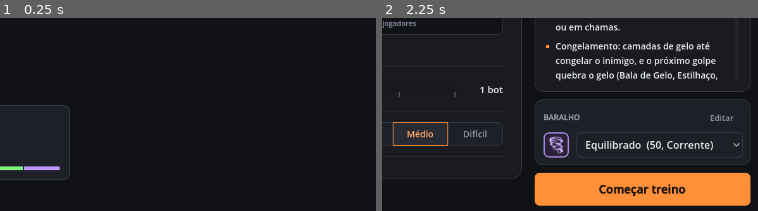
Above: before the commit, frames 1-2 (left to right).
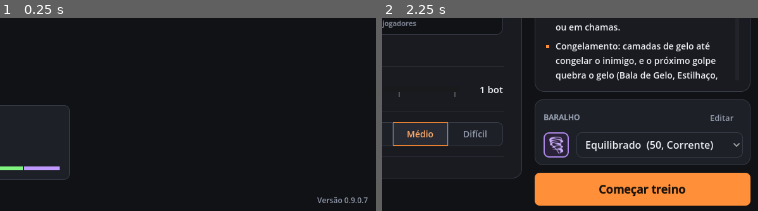
Above: after the commit, the same moments.

Repository: PedroRomeu/furor-prototipo
Game: Godot game, scene res://scenes/main_menu.tscn
Same seed, same stepped clock (60 frames per second), same inputs: the game is played once before the commit and once after it.
Inputs:
- Up to frame 1 (0.25 s): no input
- Up to frame 2 (2.25 s): click "JOGAR" at 0.5 s; click "< Voltar" at 1.25 s; click "JOGAR" at 2 s
The pictures show only the part of the screen within x 49-99%, y 50-100%; the shares and areas given below are measured in that part.

The runs differ from the first frame. In frame 1, 0.2% of the frame differs, in the area x 84-98%, y 92-96%; in frame 2, nothing differs.

Commit message:
In-game updater: the main menu checks the latest GitHub release and can download it and replace Furor.exe; release zip is now named Furor-<build>.zip

Diff:
--- a/project.godot
+++ b/project.godot
@@ -21,6 +21,7 @@
 CardDB="*res://scripts/autoload/card_db.gd"
 GameState="*res://scripts/autoload/game_state.gd"
 Net="*res://scripts/autoload/net.gd"
+Updater="*res://scripts/autoload/updater.gd"
 Collection="*res://scripts/autoload/collection.gd"
 Missions="*res://scripts/autoload/missions.gd"
 
--- /dev/null
+++ b/scripts/autoload/updater.gd
@@ -0,0 +1,232 @@
+extends Node
+## Atualizador: ao abrir o jogo exportado, pergunta ao GitHub qual é a release mais nova e
+## compara o código de build do zip anexado (nome "Furor-<build>.zip") com Net.BUILD. Se
+## houver uma mais nova, o menu mostra o aviso; o jogador clica em Atualizar, o zip baixa
+## para user://, o Furor.exe novo é extraído ao lado do atual (Furor.new.exe), o atual é
+## renomeado para Furor.old.exe (o Windows deixa renomear um .exe aberto, não apagar), o
+## novo assume o nome e abre; este fecha. Na abertura seguinte o .old é apagado.
+## Os saves ficam em user:// (AppData), fora da pasta do jogo: não são tocados.
+## Qualquer falha deixa o .exe atual no lugar e o menu oferece a página da release.
+##
+## No editor não verifica nada (não é o .exe); "-- --update-check" força a verificação e
+## "-- --autoupdate" ainda atualiza sem clique e "-- --update-api=<url>" troca o endereço da
+## API (testes).
+
+signal changed   # o estado mudou: o menu redesenha o aviso
+
+enum State { IDLE, CHECKING, AVAILABLE, DOWNLOADING, INSTALLING, FAILED }
+
+const API := "https://api.github.com/repos/PedroRomeu/furor-prototipo/releases/latest"
+const PAGE := "https://github.com/PedroRomeu/furor-prototipo/releases/latest"
+const ASSET := "^Furor-(\\d+(?:\\.\\d+)*)\\.zip$"
+const ZIP_PATH := "user://atualizacao.zip"
+const CHECK_TIMEOUT := 10.0
+
+var state := State.IDLE
+var latest := ""        # código de build da release mais nova
+var error := ""         # o que deu errado, para o menu mostrar
+var _url := ""          # link do zip
+var _size := 0          # tamanho do zip em bytes (barra de progresso)
+var _http: HTTPRequest
+var _thread: Thread
+
+
+func _ready() -> void:
+	set_process(false)
+	set_physics_process(false)
+	var args := OS.get_cmdline_user_args()
+	var exported := OS.has_feature("template")
+	if exported:
+		_remove_old()
+	if "--autotest" in args:
+		return
+	if exported or "--update-check" in args or "--autoupdate" in args:
+		_check()
+
+
+func _process(_delta: float) -> void:
+	# Só liga durante o download, para a barra andar.
+	if state == State.DOWNLOADING:
+		changed.emit()
+
+
+## Fração baixada (0 a 1).
+func progress() -> float:
+	if _http == null or _size <= 0:
+		return 0.0
+	return clampf(float(_http.get_downloaded_bytes()) / _size, 0.0, 1.0)
+
+
+func open_page() -> void:
+	OS.shell_open(PAGE)
+
+
+func start() -> void:
+	if state != State.AVAILABLE and state != State.FAILED:
+		return
+	if _url == "":
+		open_page()
+		return
+	if not OS.has_feature("template"):
+		_fail("Só o Furor.exe se atualiza.")
+		return
+	_set_state(State.DOWNLOADING)
+	_request(_url, _on_downloaded, 0.0, ZIP_PATH)
+	set_process(true)
+
+
+# ---------------------------------------------------------------- verificação
+
+func _check() -> void:
+	_set_state(State.CHECKING)
+	var api := API
+	for a in OS.get_cmdline_user_args():
+		if a.begins_with("--update-api="):   # teste com servidor falso
+			api = a.trim_prefix("--update-api=")
+	_request(api, _on_checked, CHECK_TIMEOUT)
+
+
+func _on_checked(result: int, code: int, body: PackedByteArray) -> void:
+	if result != HTTPRequest.RESULT_SUCCESS or code != 200:
+		_set_state(State.IDLE)   # sem internet ou GitHub fora: não mostra nada
+		return
+	var data = JSON.parse_string(body.get_string_from_utf8())
+	if not data is Dictionary:
+		_set_state(State.IDLE)
+		return
+	var re := RegEx.create_from_string(ASSET)
+	for asset in data.get("assets", []):
+		var m := re.search(str(asset.get("name", "")))
+		if m and newer(m.get_string(1), Net.BUILD):
+			latest = m.get_string(1)
+			_url = str(asset.get("browser_download_url", ""))
+			_size = int(asset.get("size", 0))
+	if latest == "":
+		_set_state(State.IDLE)
+		return
+	_set_state(State.AVAILABLE)
+	if "--autoupdate" in OS.get_cmdline_user_args():
+		start()
+
+
+## a é mais nova que b? Compara número a número ("0.9.0.10" > "0.9.0.9").
+static func newer(a: String, b: String) -> bool:
+	var pa := a.split(".")
+	var pb := b.split(".")
+	for i in maxi(pa.size(), pb.size()):
+		var x := int(pa[i]) if i < pa.size() else 0
+		var y := int(pb[i]) if i < pb.size() else 0
+		if x != y:
+			return x > y
+	return false
+
+
+# ---------------------------------------------------------------- download e troca
+
+func _on_downloaded(result: int, code: int, _body: PackedByteArray) -> void:
+	set_process(false)
+	if result != HTTPRequest.RESULT_SUCCESS or code != 200:
+		_fail("O download falhou.")
+		return
+	_set_state(State.INSTALLING)
+	# Extrair 110 MB trava a tela por alguns segundos: vai numa thread.
+	_thread = Thread.new()
+	_thread.start(_extract)
+	set_physics_process(true)
+
+
+## Roda na thread: tira o Furor.exe (e o LEIA-ME) do zip para a pasta do jogo.
+## Devolve "" se deu certo, ou o erro.
+func _extract() -> String:
+	var dir := OS.get_executable_path().get_base_dir()
+	var zip := ZIPReader.new()
+	if zip.open(ProjectSettings.globalize_path(ZIP_PATH)) != OK:
+		return "O arquivo baixado está corrompido."
+	var found := false
+	for file in zip.get_files():
+		var name := file.get_file()
+		if name != "Furor.exe" and name != "LEIA-ME.txt":
+			continue
+		var bytes := zip.read_file(file)
+		if bytes.is_empty():
+			continue
+		var target := dir.path_join("Furor.new.exe" if name == "Furor.exe" else name)
+		var f := FileAccess.open(target, FileAccess.WRITE)
+		if f == null:
+			zip.close()
+			return "Sem permissão para gravar na pasta do jogo."
+		f.store_buffer(bytes)
+		f.close()
+		found = found or name == "Furor.exe"
+	zip.close()
+	return "" if found else "O Furor.exe não está no zip."
+
+
+func _notification(what: int) -> void:
+	if what == NOTIFICATION_PREDELETE and _thread and _thread.is_started():
+		_thread.wait_to_finish()
+
+
+func _physics_process(_delta: float) -> void:
+	# A thread terminou: troca os .exe aqui, na thread principal.
+	if _thread and _thread.is_started() and not _thread.is_alive():
+		var err: String = _thread.wait_to_finish()
+		_thread = null
+		set_physics_process(false)
+		DirAccess.remove_absolute(ProjectSettings.globalize_path(ZIP_PATH))
+		if err != "":
+			_fail(err)
+			return
+		_swap()
+
+
+func _swap() -> void:
+	var exe := OS.get_executable_path()
+	var dir := exe.get_base_dir()
+	var fresh := dir.path_join("Furor.new.exe")
+	var old := dir.path_join("Furor.old.exe")
+	DirAccess.remove_absolute(old)
+	if DirAccess.rename_absolute(exe, old) != OK:
+		DirAccess.remove_absolute(fresh)
+		_fail("Não deu para trocar o Furor.exe.")
+		return
+	if DirAccess.rename_absolute(fresh, exe) != OK:
+		DirAccess.rename_absolute(old, exe)   # devolve o atual
+		_fail("Não deu para trocar o Furor.exe.")
+		return
+	OS.create_process(exe, OS.get_cmdline_args())
+	get_tree().quit()
+
+
+func _remove_old() -> void:
+	var old := OS.get_executable_path().get_base_dir().path_join("Furor.old.exe")
+	if FileAccess.file_exists(old):
+		DirAccess.remove_absolute(old)
+
+
+# ---------------------------------------------------------------- comum
+
+func _request(url: String, done: Callable, timeout: float, file := "") -> void:
+	if _http:
+		_http.queue_free()
+	_http = HTTPRequest.new()
+	_http.timeout = timeout
+	_http.download_file = file
+	_http.use_threads = true
+	add_child(_http)
+	_http.request_completed.connect(func(result, code, _headers, body): done.call(result, code, body))
+	var headers := ["User-Agent: Furor/" + Net.BUILD]
+	if file == "":
+		headers.append("Accept: application/vnd.github+json")
+	if _http.request(url, PackedStringArray(headers)) != OK:
+		done.call(HTTPRequest.RESULT_CANT_CONNECT, 0, PackedByteArray())
+
+
+func _fail(why: String) -> void:
+	error = why
+	_set_state(State.FAILED)
+
+
+func _set_state(s: State) -> void:
+	state = s
+	changed.emit()
--- a/scripts/ui/main_menu.gd
+++ b/scripts/ui/main_menu.gd
@@ -47,6 +47,11 @@
 var look_name: Label
 var look_grid: GridContainer
 var lobby_look: Array = []     # [miniatura, nome] do visual na Sala
+var update_corner: VBoxContainer   # canto de baixo à direita do Início: aviso de versão nova
+var update_box: PanelContainer
+var update_text: Label
+var update_bar: Control
+var update_buttons: HBoxContainer
 
 
 func _ready() -> void:
@@ -77,6 +82,10 @@
 	for p in pages.values():
 		p.set_anchors_and_offsets_preset(Control.PRESET_FULL_RECT)
 		stack.add_child(p)
+	update_corner = _update_corner()
+	stack.add_child(update_corner)
+	Updater.changed.connect(_refresh_update)
+	_refresh_update()
 	map_picker = MapPicker.new()
 	add_child(map_picker)
 	_show(Page.HOME)
@@ -115,6 +124,8 @@
 		map_picker.close()
 	for k in pages:
 		pages[k].visible = k == p
+	if update_corner:
+		update_corner.visible = p == Page.HOME
 
 
 func _unhandled_input(event: InputEvent) -> void:
@@ -905,6 +916,66 @@
 	return b
 
 
+## Canto de baixo à direita do Início: a build atual em cinza e, quando o Updater acha uma
+## mais nova no GitHub, uma caixa pequena com o aviso, a barra do download e os botões.
+func _update_corner() -> VBoxContainer:
+	var corner := Ui.vbox(8)
+	corner.set_anchors_and_offsets_preset(Control.PRESET_BOTTOM_RIGHT)
+	corner.grow_horizontal = Control.GROW_DIRECTION_BEGIN
+	corner.grow_vertical = Control.GROW_DIRECTION_BEGIN
+	corner.mouse_filter = Control.MOUSE_FILTER_IGNORE
+	update_box = PanelContainer.new()
+	var style := Ui.box(Ui.SURFACE, 12, Ui.LINE)
+	style.content_margin_top = 12
+	style.content_margin_bottom = 12
+	update_box.add_theme_stylebox_override("panel", style)
+	update_box.custom_minimum_size.x = 300
+	corner.add_child(update_box)
+	var col := Ui.vbox(8)
+	update_box.add_child(col)
+	col.add_child(Ui.label("NOVA VERSÃO", 12, Ui.MUTED, true))
+	update_text = Ui.label("", 14, Ui.TEXT)
+	update_text.autowrap_mode = TextServer.AUTOWRAP_WORD_SMART
+	col.add_child(update_text)
+	update_bar = Ui.progress_bar(0.0, 1.0)
+	col.add_child(update_bar)
+	update_buttons = Ui.hbox(6)
+	col.add_child(update_buttons)
+	var build := Ui.label("Versão " + Net.BUILD, 12, Ui.MUTED)
+	build.horizontal_alignment = HORIZONTAL_ALIGNMENT_RIGHT
+	corner.add_child(build)
+	return corner
+
+
+func _refresh_update() -> void:
+	var s := Updater.state
+	update_box.visible = s in [Updater.State.AVAILABLE, Updater.State.DOWNLOADING,
+		Updater.State.INSTALLING, Updater.State.FAILED]
+	update_bar.visible = s == Updater.State.DOWNLOADING
+	if s == Updater.State.DOWNLOADING:
+		# Chamado a cada quadro durante o download: só o texto e a barra mudam.
+		update_text.text = "Baixando a versão %s... %d%%" % [Updater.latest, roundi(Updater.progress() * 100)]
+		update_bar.get_child(0).anchor_right = Updater.progress()
+		if update_buttons.get_child_count() == 0:
+			return
+	for b in update_buttons.get_children():
+		b.queue_free()
+	match s:
+		Updater.State.AVAILABLE:
+			update_text.text = "A versão %s está disponível." % Updater.latest
+			update_buttons.add_child(Ui.button("Atualizar", Updater.start, 110))
+			update_buttons.add_child(Ui.flat(Ui.button("Ver no site", Updater.open_page)))
+		Updater.State.INSTALLING:
+			update_text.text = "Instalando. O jogo vai reabrir sozinho."
+		Updater.State.FAILED:
+			update_text.text = Updater.error + " Baixe pelo site; seus baralhos ficam."
+			update_text.add_theme_color_override("font_color", Ui.WARN)
+			update_buttons.add_child(Ui.button("Abrir o site", Updater.open_page, 110))
+			update_buttons.add_child(Ui.flat(Ui.button("Tentar de novo", Updater.start)))
+	if s != Updater.State.FAILED:
+		update_text.add_theme_color_override("font_color", Ui.TEXT)
+
+
 ## Lista dos baralhos (incompletos aparecem, mas não dá para escolher). Trocar em um
 ## lugar troca nos outros.
 func _deck_picker() -> OptionButton:
Not shown, added: scripts/autoload/updater.gd.uid
Not shown, changed: README.md
